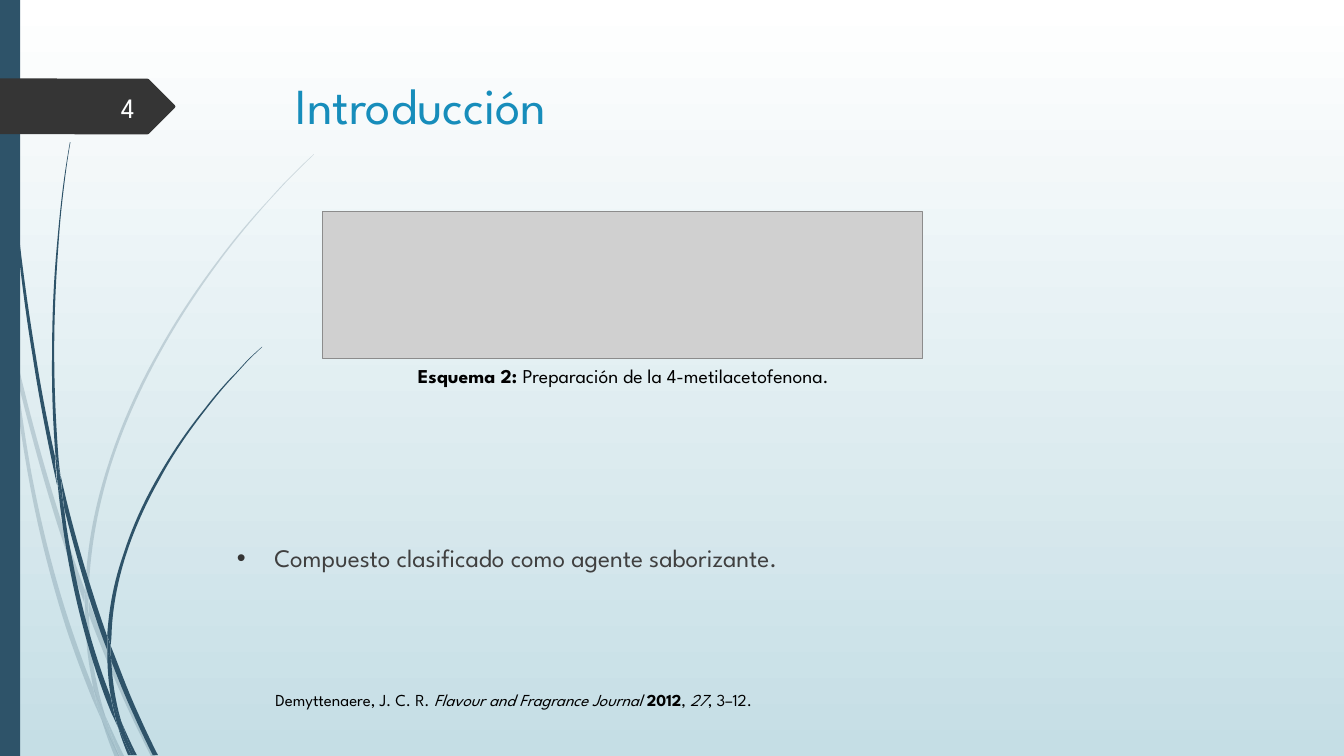
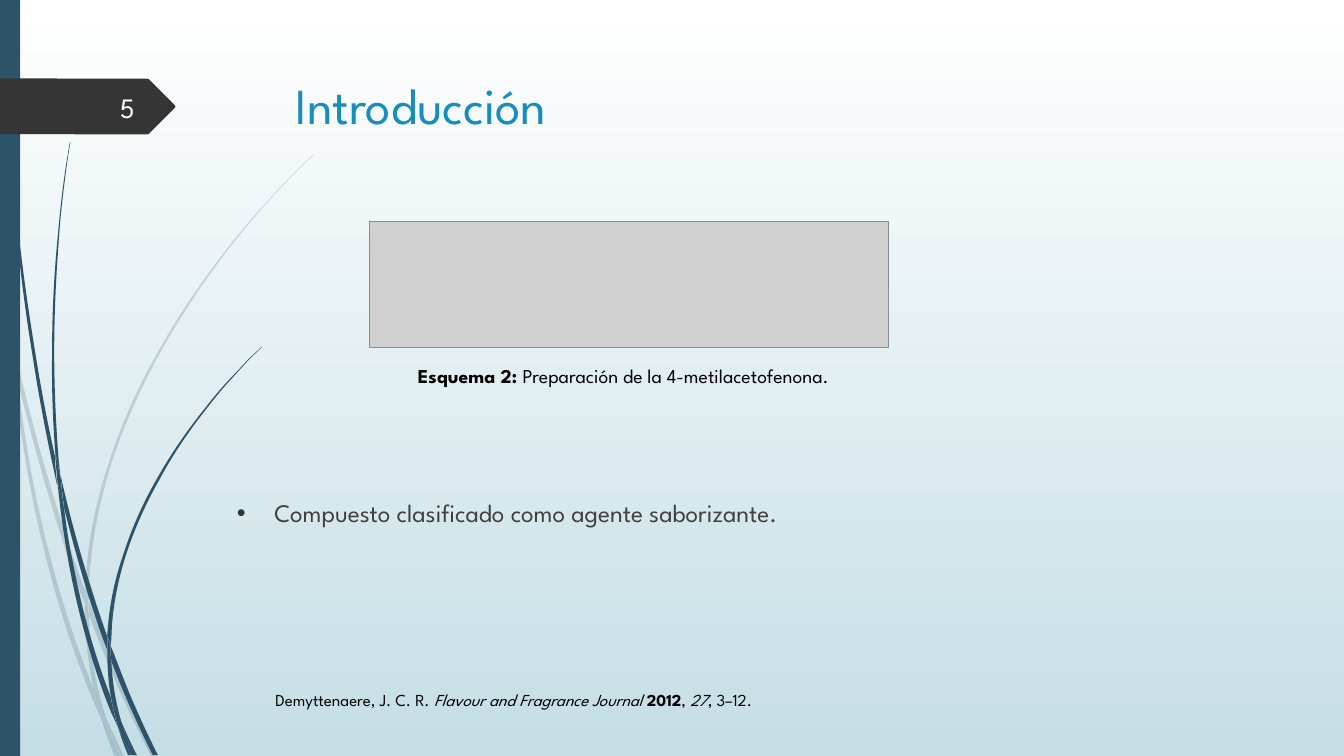
Before and after one commit to jsbarbosa/organica3, a slide deck: slide 5 of 5-AcilacionFC/seminario/AcilacionFC.ppt (slide 4 before the commit). Drawn at 1344x756 pixels with LibreOffice and Linux fonts; fonts in the diff are those of the drawing; grey boxes stand for pictures. Boxes give left, top, right and bottom in pixels: in the first picture for what was removed or moved away, otherwise in the second. Text is boxed around its words. In the diff, an @@ line names an element or a change of style, - is before the commit and + after.

```diff
--- a/5-AcilacionFC/seminario/AcilacionFC.ppt
+++ b/5-AcilacionFC/seminario/AcilacionFC.ppt
@@ page number at [120,99,135,119]: text changed @@
-4
+5
@@ picture: place and size @@
-picture at [322,212,922,358]
+picture at [370,221,888,348]
@@ text "Compuesto clasificado como agente saborizante.": place and size @@
-text "Compuesto clasificado como agente saborizante." at [274,549,777,573]
+text "Compuesto clasificado como agente saborizante." at [274,504,777,528]
```
Also in this commit, not shown: 4 other slides changed, 1 slide added, 16 other files.
